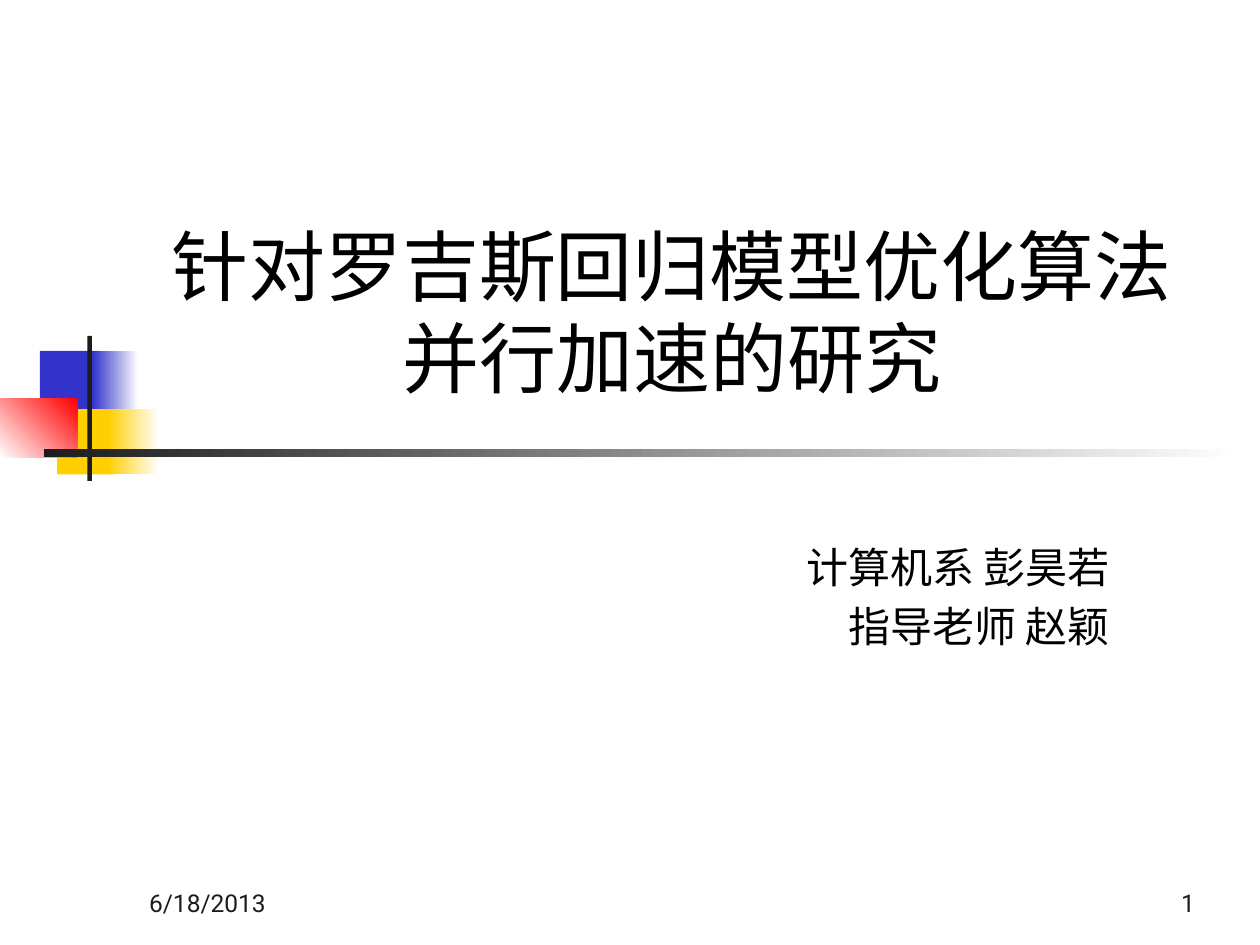
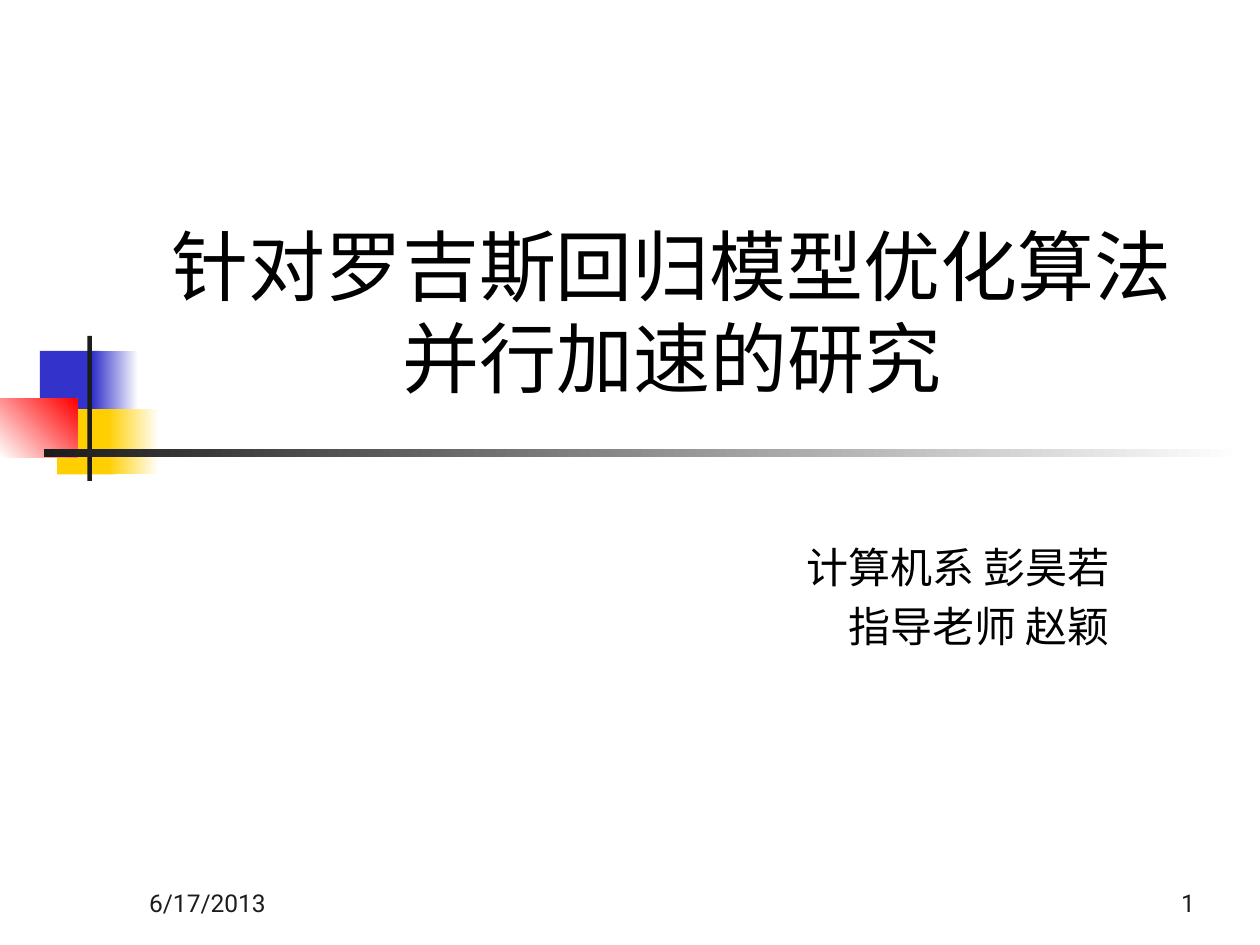
Before and after one commit to penghaoruo/grad-draft, a slide deck: slide 1 of ppt/答辩报告-彭昊若.pptx. Drawn at 1260x945 pixels with LibreOffice and Linux fonts; fonts in the diff are those of the drawing. Boxes give left, top, right and bottom in pixels: in the first picture for what was removed or moved away, otherwise in the second. Text is boxed around its words. In the diff, an @@ line names an element or a change of style, - is before the commit and + after.

```diff
--- a/ppt/答辩报告-彭昊若.pptx
+++ b/ppt/答辩报告-彭昊若.pptx
@@ text at box(149, 894, 266, 914): text changed @@
-6/18/2013
+6/17/2013
```
Also in this commit, not shown: 9 other slides changed, 1 slide added, 1 slide removed, 6 other files.
